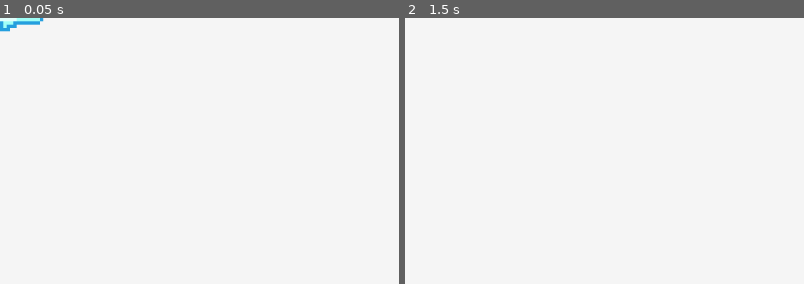
Above: before the commit, frames 1-2 (left to right).
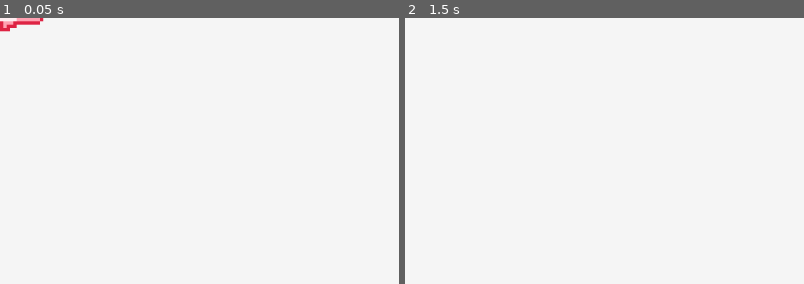
Above: after the commit, the same moments.

Repository: MarshallJDem/SuperCTF
Game: Godot game, scene res://GameContent/Muzzle_Bullet.tscn
Same seed, same stepped clock (60 frames per second), same inputs: the game is played once before the commit and once after it. This scene is started directly instead of the project's main scene.
Inputs (mouse positions are % of the whole screen's width and height, from its top left):
- Up to frame 1 (0.05 s): no input
- Up to frame 2 (1.5 s): tap Enter at 0.5, 0.6 s; move the mouse to (72, 45) at 0.52 s; hold Right 0.53-1.28 s; click (72, 45) at 0.67 s; tap Space at 0.77, 1.25 s; move the mouse to (30, 55) at 1.27 s; hold Down from 1.28 s (still down); tap 2 at 1.35 s
The pictures show only the part of the screen within x 0-50%, y 0-50%; the shares and areas given below are measured in that part.

The runs differ from the first frame. In frame 1, 0.4% of the frame differs, in the area x 0-12%, y 0-6%; in frame 2, nothing differs.

Commit message:
Added red muzzle flairs

Diff:
--- a/GameContent/Muzzle_Bullet.gd
+++ b/GameContent/Muzzle_Bullet.gd
@@ -1,8 +1,18 @@
 extends Node2D
+
+var team_id;
+
+var sprite_B = preload("res://Assets/Weapons/muzzle_bullet_B.png");
+var sprite_R = preload("res://Assets/Weapons/muzzle_bullet_R.png");
+
 
 # Called when the node enters the scene tree for the first time.
 func _ready():
 	var _err = $Death_Timer.connect("timeout", self, "_death_timer_ended");
+	if team_id == 0:
+		$Sprite.set_texture(sprite_B);
+	else:
+		$Sprite.set_texture(sprite_R);
 
 func _process(_delta):
 	var progress = 1.0 - $Death_Timer.time_left/$Death_Timer.wait_time;
--- a/GameContent/Muzzle_Bullet.tscn
+++ b/GameContent/Muzzle_Bullet.tscn
@@ -1,6 +1,6 @@
 [gd_scene load_steps=3 format=2]
 
-[ext_resource path="res://Assets/Weapons/muzzle_bullet.png" type="Texture" id=1]
+[ext_resource path="res://Assets/Weapons/muzzle_bullet_B.png" type="Texture" id=1]
 [ext_resource path="res://GameContent/Muzzle_Bullet.gd" type="Script" id=2]
 
 [node name="Node2D" type="Node2D"]
--- a/GameContent/Player.gd
+++ b/GameContent/Player.gd
@@ -299,6 +299,7 @@
 
 	# Muzzle Flair
 	var particles = load("res://GameContent/Muzzle_Bullet.tscn").instance();
+	particles.team_id = team_id;
 	#get_tree().get_root().get_node("MainScene").add_child(particles);
 	add_child(particles);
 	particles.position = get_node("Bullet_Starts/" + String($Sprite_Top.frame % $Sprite_Top.hframes)).position;
--- a/TitleScreen.tscn
+++ b/TitleScreen.tscn
@@ -85,7 +85,7 @@
 position = Vector2( 20.7922, -30.4714 )
 scale = Vector2( 4.57399, 4.57399 )
 frames = SubResource( 1 )
-frame = 3
+frame = 1
 playing = true
 
 [node name="Red_Sprite" type="AnimatedSprite" parent="UI_Layer/Label/Flag2"]
@@ -93,7 +93,7 @@
 position = Vector2( 20.7922, -30.4714 )
 scale = Vector2( 4.57399, 4.57399 )
 frames = SubResource( 2 )
-frame = 3
+frame = 1
 playing = true
 
 [node name="Area2D" type="Area2D" parent="UI_Layer/Label/Flag2" groups=[
Renamed: Assets/Weapons/muzzle_bullet.png -> Assets/Weapons/muzzle_bullet_B.png
Not shown, added: Assets/Weapons/muzzle_bullet_B.png.import
Binary file added: Assets/Weapons/muzzle_bullet_R.png
Not shown, changed: Assets/Weapons/muzzle_bullet_R.png.import
